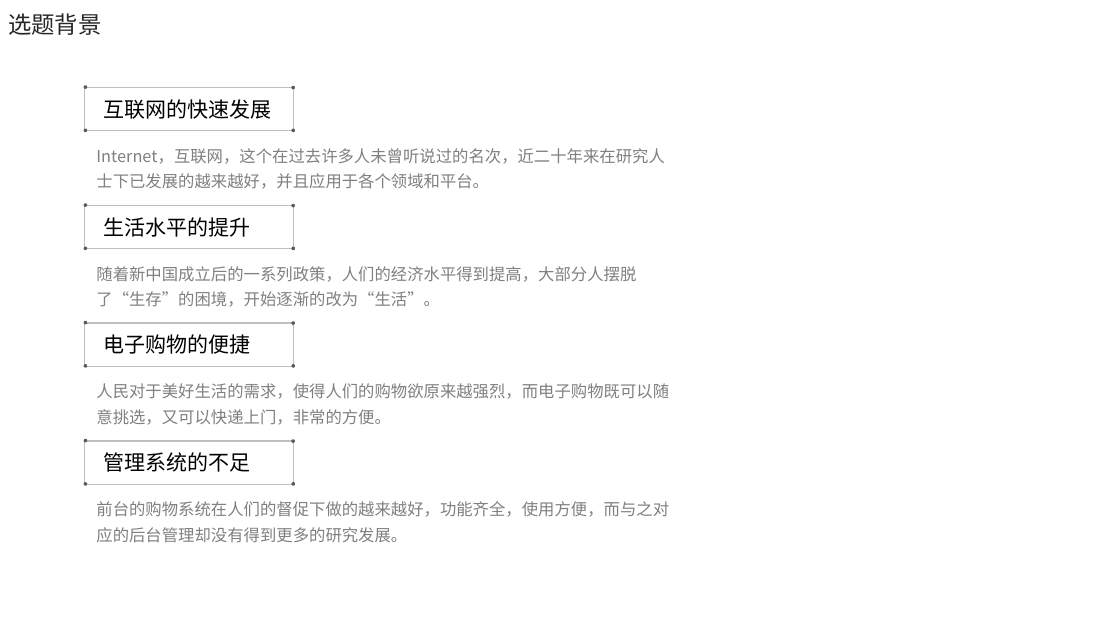
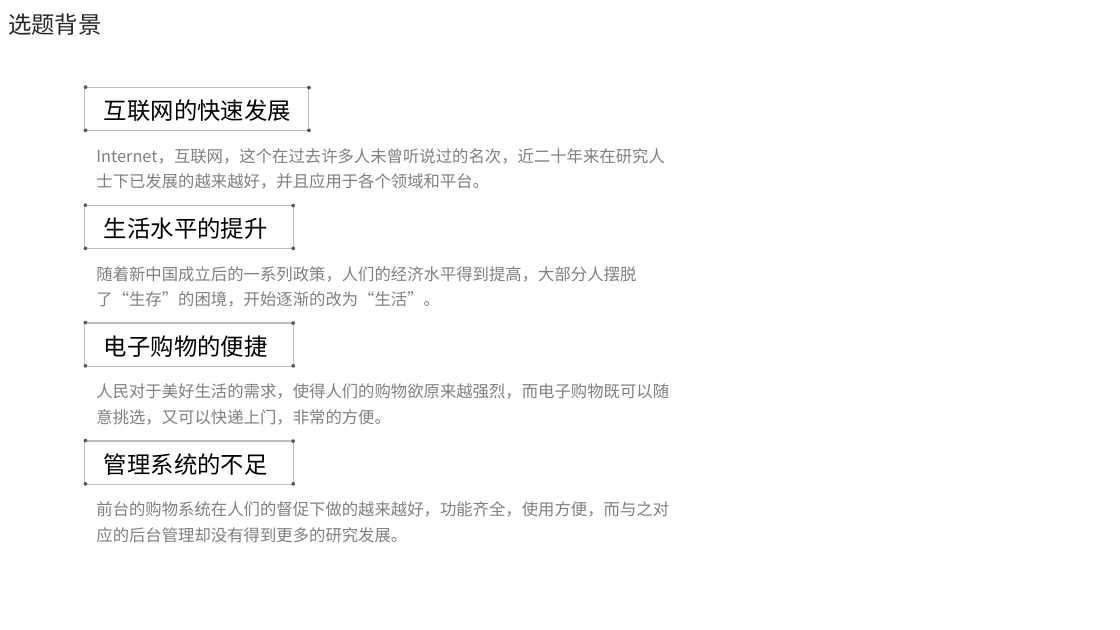
Before and after one commit to electronic-shopping-mall/liuyue, a slide deck: slide 4 of 答辩PPT.pptx. Drawn at 1120x630 pixels with LibreOffice and Linux fonts; fonts in the diff are those of the drawing; background and template pictures are left out. Boxes give left, top, right and bottom in pixels: in the first picture for what was removed or moved away, otherwise in the second. Text is boxed around its words. In the diff, an @@ line names an element or a change of style, - is before the commit and + after.

```diff
--- a/答辩PPT.pptx
+++ b/答辩PPT.pptx
@@ rectangle: place and size @@
-rectangle at (85,87,293,131)
+rectangle at (85,87,309,131)
@@ ellipse: place and size @@
-ellipse at (292,86,295,89)
+ellipse at (308,86,312,89)
@@ size 18 to 20 pt in 4 elements at (104,217,268,239), (104,453,268,475), (104,335,268,357), (104,99,291,121) @@
@@ ellipse: place and size @@
-ellipse at (292,129,295,132)
+ellipse at (308,129,312,132)
```
Also in this commit, not shown: 1 slide added, 1 slide removed.
